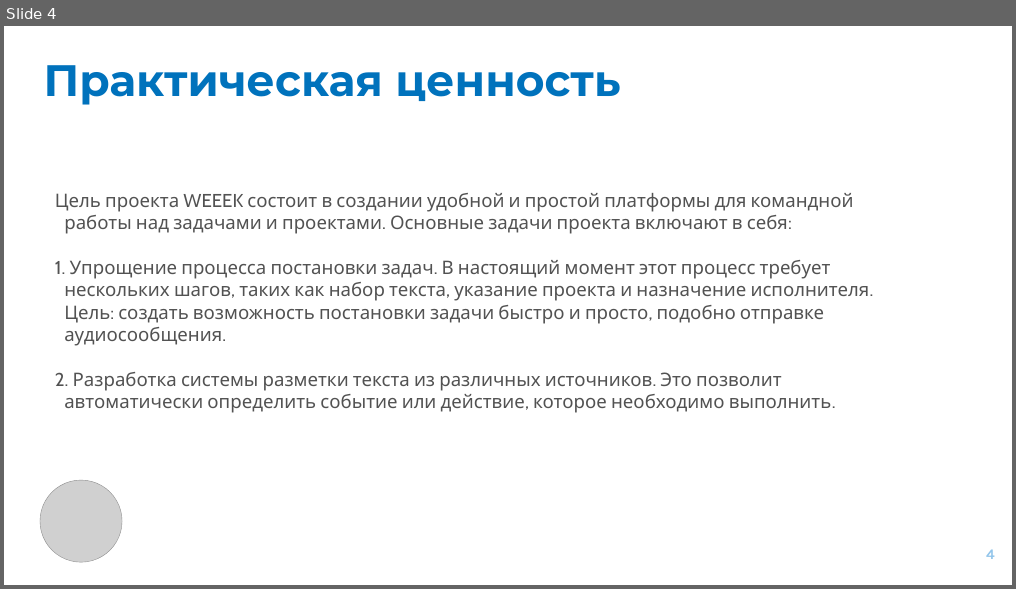
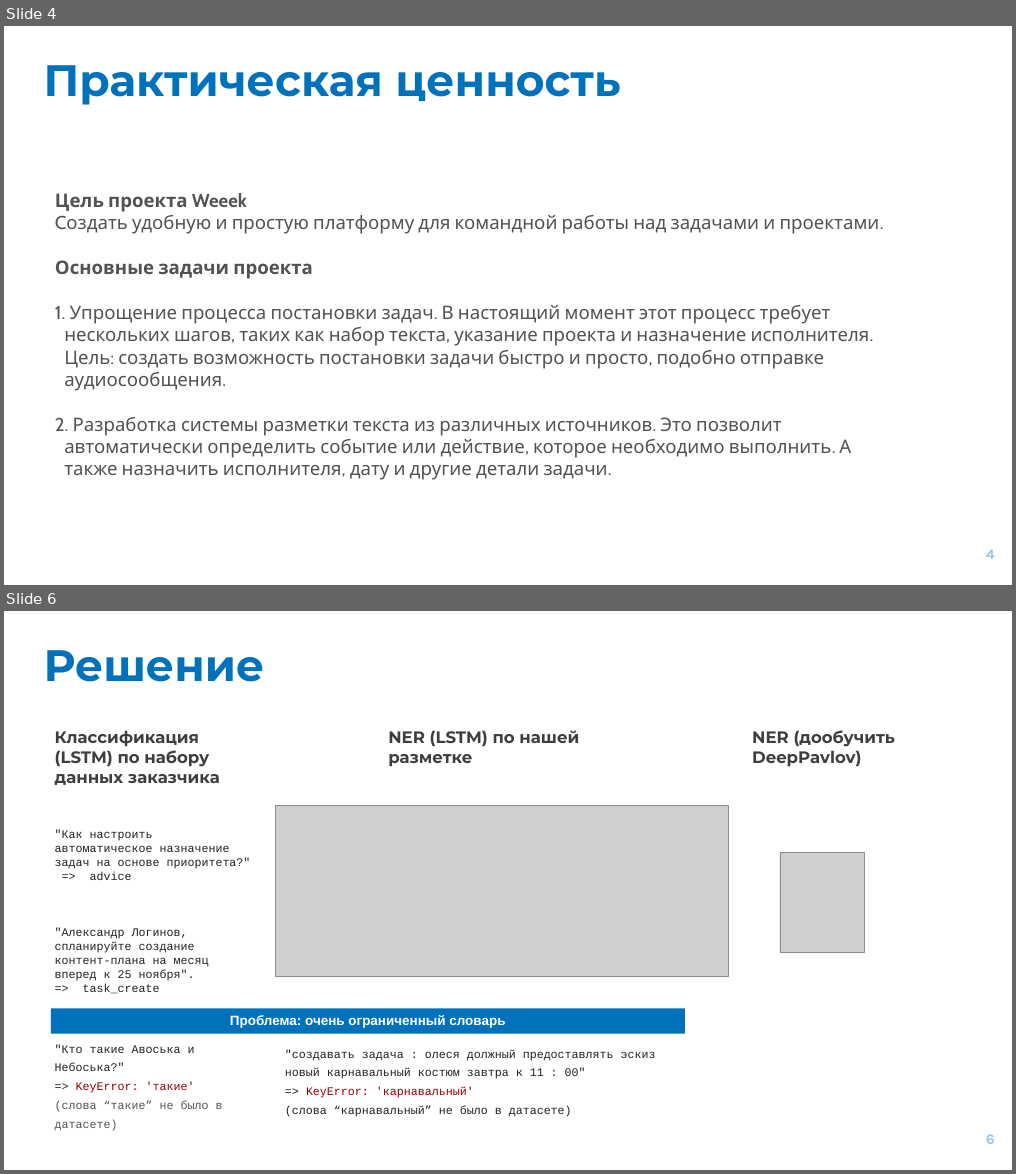
Before and after one commit to deeleel/weeek-hackathon, a slide deck: Авоська и Небоська_weeek.pptx. Shown one above the other, each under a label of ours: slide 4 before the commit, slides 4 and 6 after it; the slides between them are not shown. The pictures are 1016x589 and 1016x1174 pixels, drawn with LibreOffice and Linux fonts; fonts in the diff are those of the drawing; grey boxes stand for pictures. Boxes give left, top, right and bottom in pixels: in the first picture for what was removed or moved away, otherwise in the second. Text is boxed around its words. In the diff, an @@ line names an element or a change of style, - is before the commit and + after.

```diff
--- a/Авоська и Небоська_weeek.pptx
+++ b/Авоська и Небоська_weeek.pptx
@@ slide 6 added at box(4, 611, 1012, 1170), background #FFFFFF @@
@@ title added at box(44, 650, 265, 682), 85 pt, text #0072BC, bold @@
+Решение
@@ text added at box(55, 730, 251, 1131), 22.5 pt, text #212121 @@
+Классификация (LSTM) по набору данных заказчика
+"Как настроить автоматическое назначение задач на основе приоритета?" => advice
+"Александр Логинов, спланируйте создание контент-плана на месяц вперед к 25 ноября".
+=> task_create
+"Кто такие Авоська и Небоська?"
+=> KeyError: 'такие'
+(слова “такие” не было в датасете)
@@ text added at box(388, 730, 579, 767), 32 pt, text #3E3E3E, bold @@
+NER (LSTM) по нашей разметке
@@ text added at box(752, 730, 895, 767), 32 pt, text #3E3E3E, bold @@
+NER (дообучить DeepPavlov)
@@ picture added at box(276, 805, 728, 976) @@
@@ picture added at box(780, 852, 864, 952) @@
@@ rectangle added at box(51, 1008, 685, 1033), fill #0072BC, 26 pt, text #FFFFFF, bold @@
+Проблема: очень ограниченный словарь
@@ text added at box(285, 1049, 656, 1117), 22.5 pt, text #212121 @@
+"создавать задача : олеся должный предоставлять эскиз новый карнавальный костюм завтра к 11 : 00"
+=> KeyError: 'карнавальный'
+(слова “карнавальный” не было в датасете)
@@ page number added at box(986, 1134, 995, 1144), 28 pt, text #92C5EB, bold @@
+6
@@ slide 4 changed as well @@
@@ text at box(55, 193, 880, 279): text changed @@
-Цель проекта WEEEK состоит в создании удобной и простой платформы для командной работы над задачами и проектами. Основные задачи проекта включают в себя:
+Цель проекта Weeek
+Cоздать удобную и простую платформу для командной работы над задачами и проектами.
+Основные задачи проекта
@@ text at box(55, 417, 851, 480): text changed @@
-2. Разработка системы разметки текста из различных источников. Это позволит автоматически определить событие или действие, которое необходимо выполнить.
+2. Разработка системы разметки текста из различных источников. Это позволит автоматически определить событие или действие, которое необходимо выполнить. А также назначить исполнителя, дату и другие детали задачи.
@@ picture removed at box(40, 480, 122, 562) @@
```
Also in this commit, not shown: 4 other slides changed, 1 other slide added, 2 slides removed.
